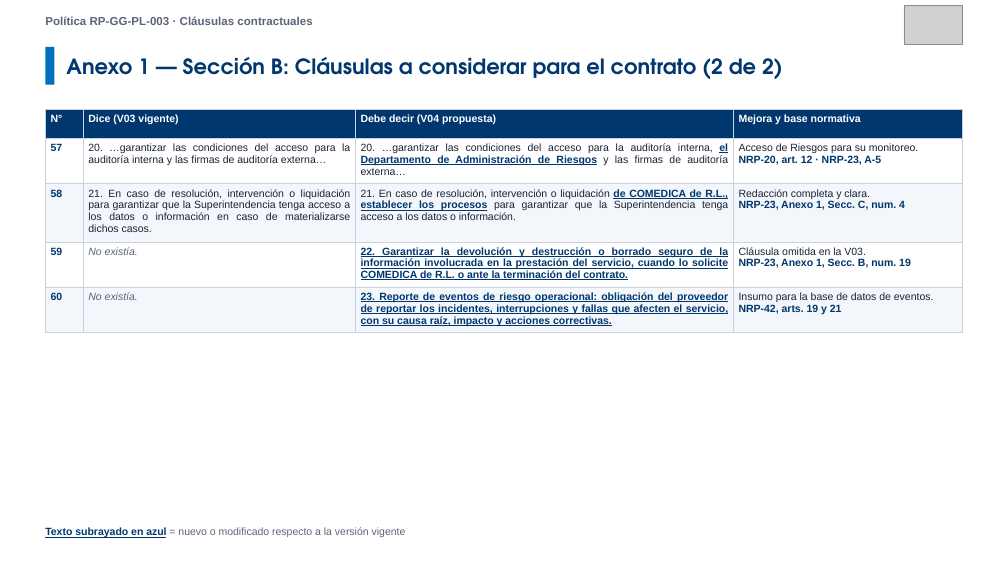
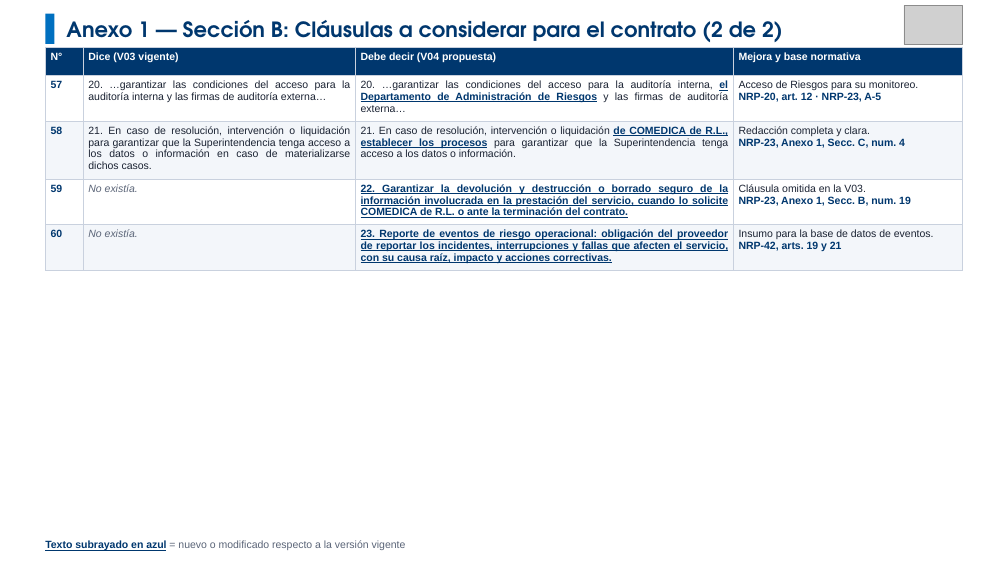
Before and after one commit to menjivar201280/riesgo, a slide deck: slide 12 of comparativo-comite-riesgos/Comparativo_Comite_Riesgos_V03_vs_V04.pptx. Drawn at 1008x567 pixels with LibreOffice and Linux fonts; fonts in the diff are those of the drawing; grey boxes stand for pictures. Boxes give left, top, right and bottom in pixels: in the first picture for what was removed or moved away, otherwise in the second. Text is boxed around its words. In the diff, an @@ line names an element or a change of style, - is before the commit and + after.

```diff
--- a/comparativo-comite-riesgos/Comparativo_Comite_Riesgos_V03_vs_V04.pptx
+++ b/comparativo-comite-riesgos/Comparativo_Comite_Riesgos_V03_vs_V04.pptx
@@ rectangle: place and size @@
-rectangle at [45,47,54,85]
+rectangle at [45,14,54,44]
@@ text removed at [45,16,312,25] @@
-Política RP-GG-PL-003 · Cláusulas contractuales
@@ text "Anexo 1 — Sección B: ...": place and size @@
-text "Anexo 1 — Sección B: ..." at [66,57,783,79]
+text "Anexo 1 — Sección B: ..." at [66,20,783,42]
@@ table: place and size @@
-table at [45,110,963,333]
+table at [45,47,963,270]
@@ text "Texto subrayado en azul = ...": place and size @@
-text "Texto subrayado en azul = ..." at [45,527,406,538]
+text "Texto subrayado en azul = ..." at [45,540,406,551]
```
Also in this commit, not shown: 9 other slides changed.
